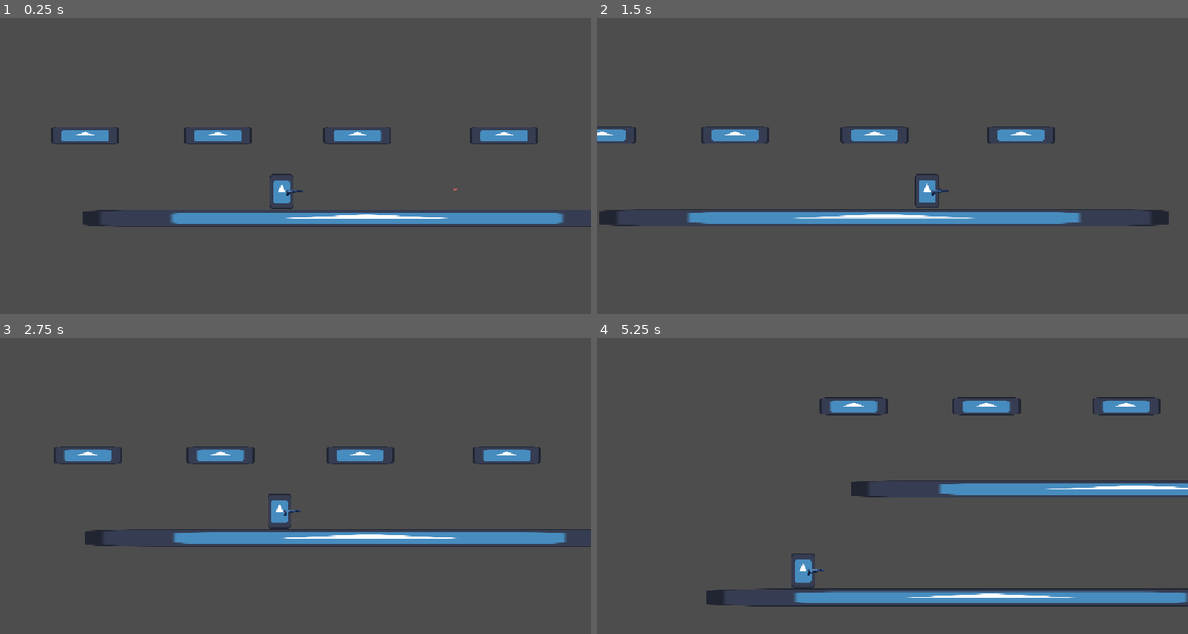
Above: before the commit, frames 1-4 (two rows, left to right).
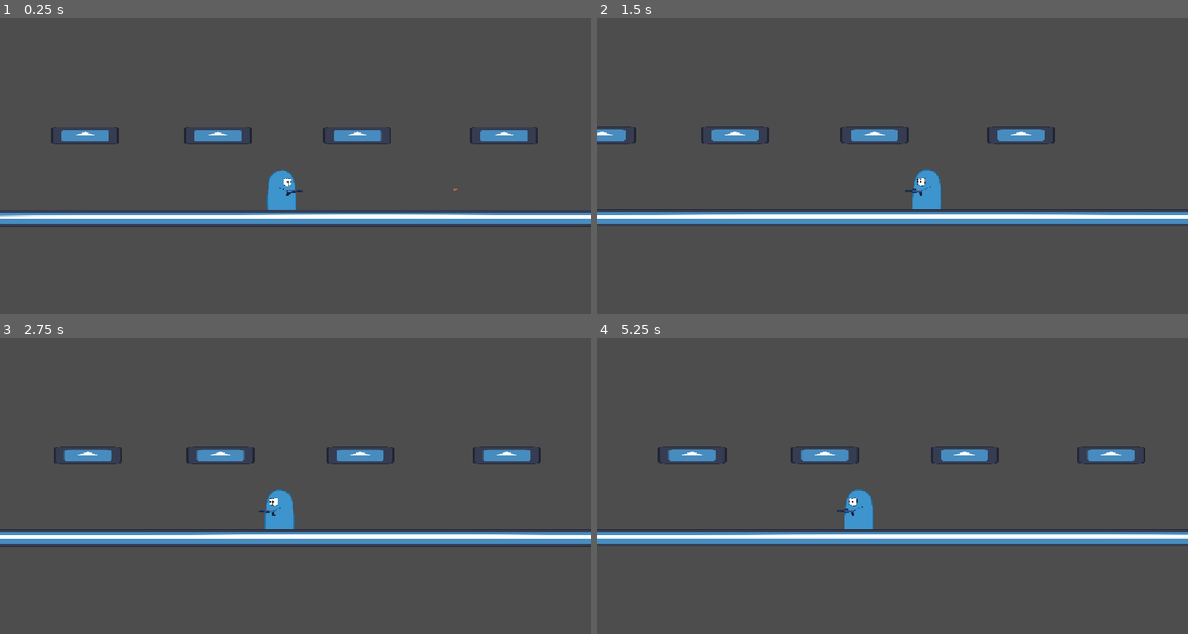
Above: after the commit, the same moments.

Repository: parlakportakal/silahasokan
Game: Godot game, scene res://Scenes/main.tscn
The game is run twice, just before and just after one commit, with the same random seed, the same clock (stepped at 60 frames per second) and the same inputs. The engine's default icon, where the game draws it, is replaced by a stand-in: a white triangle on a blue panel in a dark square.
Inputs (mouse positions are in pixels of both pictures, inside the frame that each line leads up to):
- Up to frame 1 (0.25 s): no input
- Up to frame 2 (1.5 s): move the mouse to (1022, 130) at 0.52 s; hold D (saga) 0.53-1.28 s; tap A (sola) at 0.8, 1.35 s; move the mouse to (774, 166) at 1.27 s
- Up to frame 3 (2.75 s): tap D (saga) at 1.55 s; move the mouse to (354, 394) at 2.02 s; hold R (rHARFi) from 2.03 s (still down); tap A (sola) at 2.3 s
- Up to frame 4 (5.25 s): move the mouse to (862, 533) at 2.77 s; release R (rHARFi) at 2.78 s; tap D (saga) at 2.85, 4.55 s; move the mouse to (1069, 518) at 3.52 s; press the mouse at (1069, 518) at 3.53 s; tap A (sola) at 3.8 s; move the mouse to (715, 417) at 4.27 s; release the mouse at (715, 417) at 4.28 s; tap K (shoot, bound only before the commit) at 4.35 s; move the mouse to (922, 468) at 5.02 s; hold A (sola) from 5.03 s (still down)

The runs differ from the first frame. In frame 1, 2.5% of the frame differs, in the area x 0-100%, y 51-71%; in frame 2, 2.9%; in frame 3, 2.8%; in frame 4, 14%, in the area x 0-100%, y 19-91%.

Commit message:
karakter tipi silah sol sağa o kadar

Diff:
--- a/Scenes/main.tscn
+++ b/Scenes/main.tscn
@@ -13,6 +13,7 @@
 
 [node name="PLATFORM" parent="PLATFORMLAR" unique_id=1875693618 instance=ExtResource("1_bo1nx")]
 position = Vector2(503, 370)
+scale = Vector2(11.479998, 1)
 
 [node name="PLATFORM2" parent="PLATFORMLAR" unique_id=1868514009 instance=ExtResource("1_bo1nx")]
 position = Vector2(335, 496)
--- a/Scenes/player.tscn
+++ b/Scenes/player.tscn
@@ -1,7 +1,7 @@
 [gd_scene format=3 uid="uid://cmtgnb445pe26"]
 
 [ext_resource type="Script" uid="uid://cdgno3eyrf4hu" path="res://Scripts/player.gd" id="1_cvnsp"]
-[ext_resource type="Texture2D" uid="uid://h4x0tusyksxb" path="res://icon.svg" id="2_6t5aa"]
+[ext_resource type="Texture2D" uid="uid://b6o1e3lxbla3e" path="res://Assets/och.png" id="2_cvnsp"]
 
 [sub_resource type="CapsuleShape2D" id="CapsuleShape2D_g4v7s"]
 radius = 15.0
@@ -14,9 +14,10 @@
 gravity = 1800.0
 fall_gravity_multiplier = 2.0
 
+[node name="Sprite2D" type="Sprite2D" parent="." unique_id=721585257]
+position = Vector2(0, -1.508503)
+scale = Vector2(0.13492063, 0.12942973)
+texture = ExtResource("2_cvnsp")
+
 [node name="CollisionShape2D" type="CollisionShape2D" parent="." unique_id=668489652]
 shape = SubResource("CapsuleShape2D_g4v7s")
-
-[node name="Sprite2D" type="Sprite2D" parent="." unique_id=721585257]
-scale = Vector2(0.21875, 0.31249997)
-texture = ExtResource("2_6t5aa")
--- a/Scenes/silahlarscence/pistol.tscn
+++ b/Scenes/silahlarscence/pistol.tscn
@@ -7,9 +7,10 @@
 [node name="pistol" type="Node2D" unique_id=263644930]
 script = ExtResource("1_xsm3s")
 bullet_scene = ExtResource("2_dud2g")
-fire_rate = 0.7
+fire_rate = 0.1
 automatic = true
-player_knockback = 1000.0
+player_knockback = 100.0
+air_knockback_multiplier = 1.5
 
 [node name="Sprite2D" type="Sprite2D" parent="." unique_id=1737864667]
 scale = Vector2(0.04819278, 0.048192773)
--- a/Scripts/pistol.gd
+++ b/Scripts/pistol.gd
@@ -74,10 +74,16 @@
 #  Karakterin baktığı yöne göre silahı çevir
 # -----------------------------------------------------
 func _update_facing() -> void:
-	# Sağ/sol tuşuna basılıyorsa yönü güncelle, bırakınca son yön kalır
-	var direction := Input.get_axis("move_left", "move_right")
-	if direction != 0.0:
-		facing = 1 if direction > 0.0 else -1
+	# Tuşa basıldığı AN yönü değiştir (hareket etmeni beklemez, son basılan tuş kazanır)
+	if Input.is_action_just_pressed("sola"):
+		facing = -1
+	elif Input.is_action_just_pressed("saga"):
+		facing = 1
+	# Bir tuş bırakılınca hâlâ basılı olan diğer tuşun yönüne dön
+	elif Input.is_action_just_released("sola") and Input.is_action_pressed("saga"):
+		facing = 1
+	elif Input.is_action_just_released("saga") and Input.is_action_pressed("sola"):
+		facing = -1
 
 	# Sağa bakıyorsa açı 0, sola bakıyorsa 180 derece
 	aim_angle = 0.0 if facing == 1 else PI
--- a/Scripts/player.gd
+++ b/Scripts/player.gd
@@ -60,6 +60,7 @@
 
 func _physics_process(delta: float) -> void:
 	var was_on_floor := is_on_floor()  # Bu karedeki başlangıç durumu
+	# kralinyo sağ sol yaparken dönerken
 
 	_update_timers(delta)
 	_apply_gravity(delta)
@@ -70,7 +71,6 @@
 	# Havadan yere yeni indiysek
 	if is_on_floor() and not was_on_floor:
 		_on_landed()
-
 
 # -----------------------------------------------------
 #  Yere iniş anında bir kez çalışır
@@ -103,7 +103,10 @@
 
 	if Input.is_action_just_pressed("zipla"):
 		jump_buffer_timer = jump_buffer_time  # Tuşa basıldığını hatırla
-
+	if Input.is_action_just_pressed("saga"):
+		$Sprite2D.flip_h = false
+	if Input.is_action_just_pressed("sola"):
+		$Sprite2D.flip_h = true
 
 # -----------------------------------------------------
 #  Yerçekimi
@@ -171,3 +174,6 @@
 	else:
 		# Tuş yok: sürtünmeyle yavaşla
 		velocity.x = move_toward(velocity.x, 0.0, friction * control * delta)
+
+
+#bunu ben yazdım
--- a/project.godot
+++ b/project.godot
@@ -59,7 +59,7 @@
 }
 shoot={
 "deadzone": 0.2,
-"events": [Object(InputEventKey,"resource_local_to_scene":false,"resource_name":"","device":-1,"window_id":0,"alt_pressed":false,"shift_pressed":false,"ctrl_pressed":false,"meta_pressed":false,"pressed":false,"keycode":0,"physical_keycode":75,"key_label":0,"unicode":107,"location":0,"echo":false,"script":null)
+"events": [Object(InputEventMouseButton,"resource_local_to_scene":false,"resource_name":"","device":-1,"window_id":0,"alt_pressed":false,"shift_pressed":false,"ctrl_pressed":false,"meta_pressed":false,"button_mask":1,"position":Vector2(209, 24),"global_position":Vector2(221, 84),"factor":1.0,"button_index":1,"canceled":false,"pressed":true,"double_click":false,"script":null)
 ]
 }
 
Binary file added: Assets/och.png
Not shown, added: Assets/och.png.import
